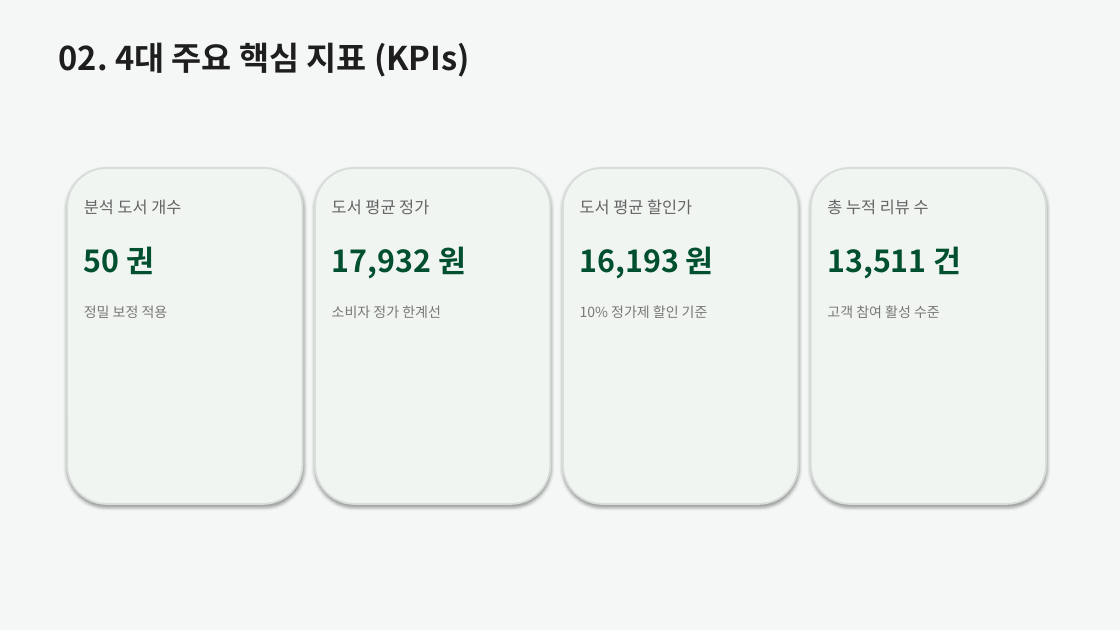
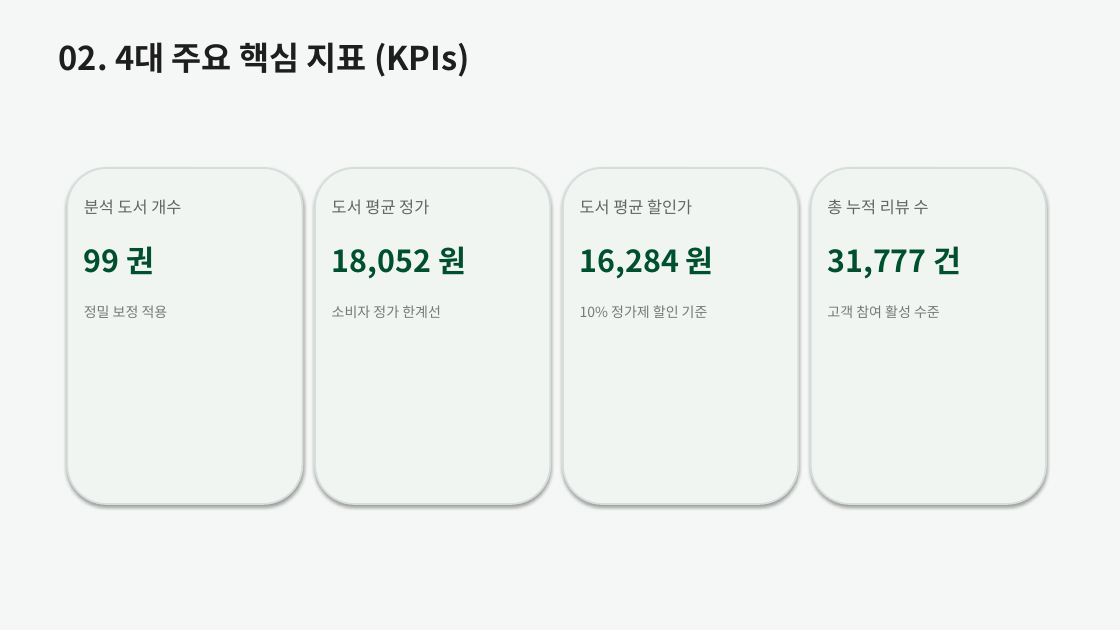
Before and after one commit to letsdoit5130/HYU_RSCH, a slide deck: slide 4 of KyoBooks/docs/bestsellers_presentation.pptx. Drawn at 1120x630 pixels with LibreOffice and Linux fonts; fonts in the diff are those of the drawing. Boxes give left, top, right and bottom in pixels: in the first picture for what was removed or moved away, otherwise in the second. Text is boxed around its words. In the diff, an @@ line names an element or a change of style, - is before the commit and + after.

```diff
--- a/KyoBooks/docs/bestsellers_presentation.pptx
+++ b/KyoBooks/docs/bestsellers_presentation.pptx
@@ text at (84,246,155,275): text changed @@
-50 권
+99 권
@@ text at (332,246,466,279): text changed @@
-17,932 원
+18,052 원
@@ text at (580,246,714,279): text changed @@
-16,193 원
+16,284 원
@@ text at (827,246,962,279): text changed @@
-13,511 건
+31,777 건
```
Also in this commit, not shown: 1 other slide changed, 10 other files.
